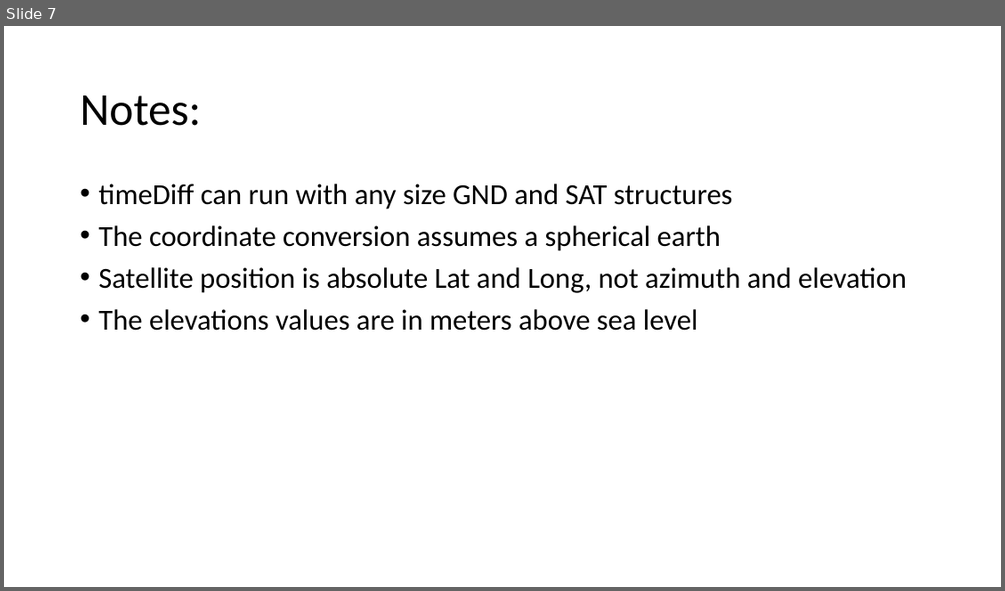
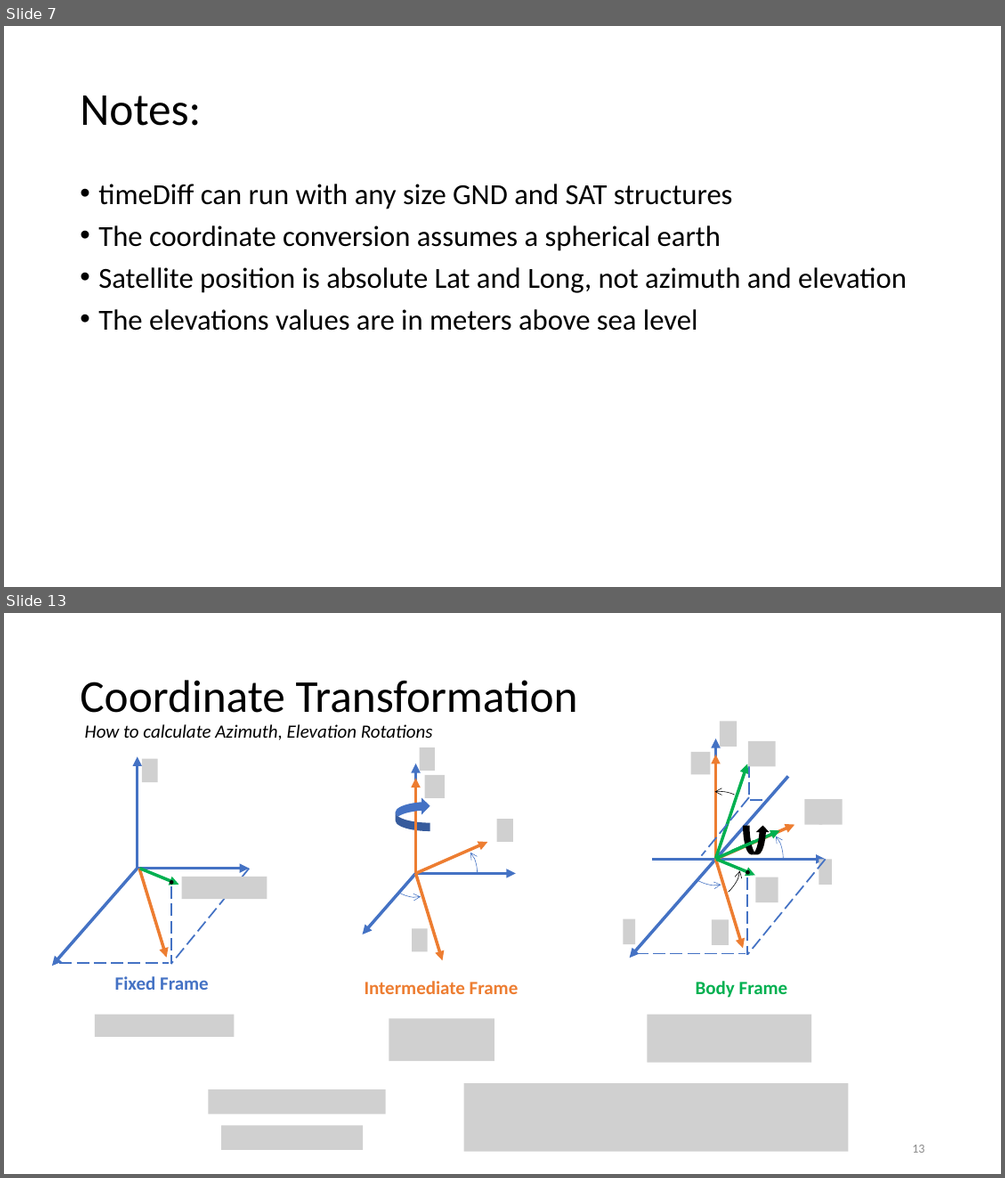
Before and after one commit to MSD-LASSO/FeasibilityStudies, a slide deck: TdoaSim/TDoA Flowchart.pptx. Shown one above the other, each under a label of ours: slide 7 before the commit, slides 7 and 13 after it; the slides between them are not shown. The pictures are 1005x591 and 1005x1178 pixels, drawn with LibreOffice and Linux fonts; fonts in the diff are those of the drawing; grey boxes stand for pictures; background and template pictures are left out. Boxes give left, top, right and bottom in pixels: in the first picture for what was removed or moved away, otherwise in the second. Text is boxed around its words. In the diff, an @@ line names an element or a change of style, - is before the commit and + after.

```diff
--- a/TdoaSim/TDoA Flowchart.pptx
+++ b/TdoaSim/TDoA Flowchart.pptx
@@ slide 13 added at <box>4,613,1001,1174</box>, background #FFFFFF @@
@@ title added at <box>80,680,578,713</box>, 44 pt, text #000000 @@
+Coordinate Transformation
@@ text added at <box>85,724,433,740</box>, 18 pt, text #000000, italic @@
+How to calculate Azimuth, Elevation Rotations
@@ picture added at <box>748,741,775,766</box> @@
@@ group added at <box>52,756,250,966</box>: 3 arrows, 1 picture @@
@@ picture added at <box>691,752,711,774</box> @@
@@ group added at <box>362,747,516,961</box>: 6 arrows, 4 pictures, 2 arc (boxed as its full ellipse)s, 1 curved left arrow, 1 line @@
@@ group added at <box>623,721,842,957</box>: 9 arrows, 8 lines, 7 pictures, 4 arc (boxed as its full ellipse)s, 1 curved right arrow, 1 ellipse @@
@@ arrow added from (139, 868) to (166, 957), #ED7D31 3 pt @@
@@ arrow added from (140, 868) to (179, 884), #00B050 3 pt @@
@@ line added from (250, 868) to (170, 964), #4472C4 1.5 pt dashed @@
@@ picture added at <box>182,876,267,899</box> @@
@@ ellipse added at <box>170,880,173,884</box>, fill #000000 @@
@@ line added from (170, 886) to (170, 964), #4472C4 1.5 pt dashed @@
@@ line added from (59, 963) to (169, 963), #4472C4 1.5 pt dashed @@
@@ text added at <box>115,976,209,989</box>, 18 pt, text #4472C4, bold @@
+Fixed Frame
@@ text added at <box>364,981,518,994</box>, 18 pt, text #ED7D31, bold @@
+Intermediate Frame
@@ text added at <box>696,981,788,997</box>, 18 pt, text #00B050, bold @@
+Body Frame
@@ picture added at <box>95,1013,234,1037</box> @@
@@ picture added at <box>389,1018,494,1061</box> @@
@@ picture added at <box>647,1013,811,1062</box> @@
@@ picture added at <box>208,1089,386,1114</box> @@
@@ picture added at <box>464,1083,849,1151</box> @@
@@ picture added at <box>222,1126,363,1150</box> @@
@@ page number added at <box>912,1144,924,1152</box>, 12 pt, text #8C8C8C @@
+13
```
Also in this commit, not shown: 30 other slides added, 7 other files.
